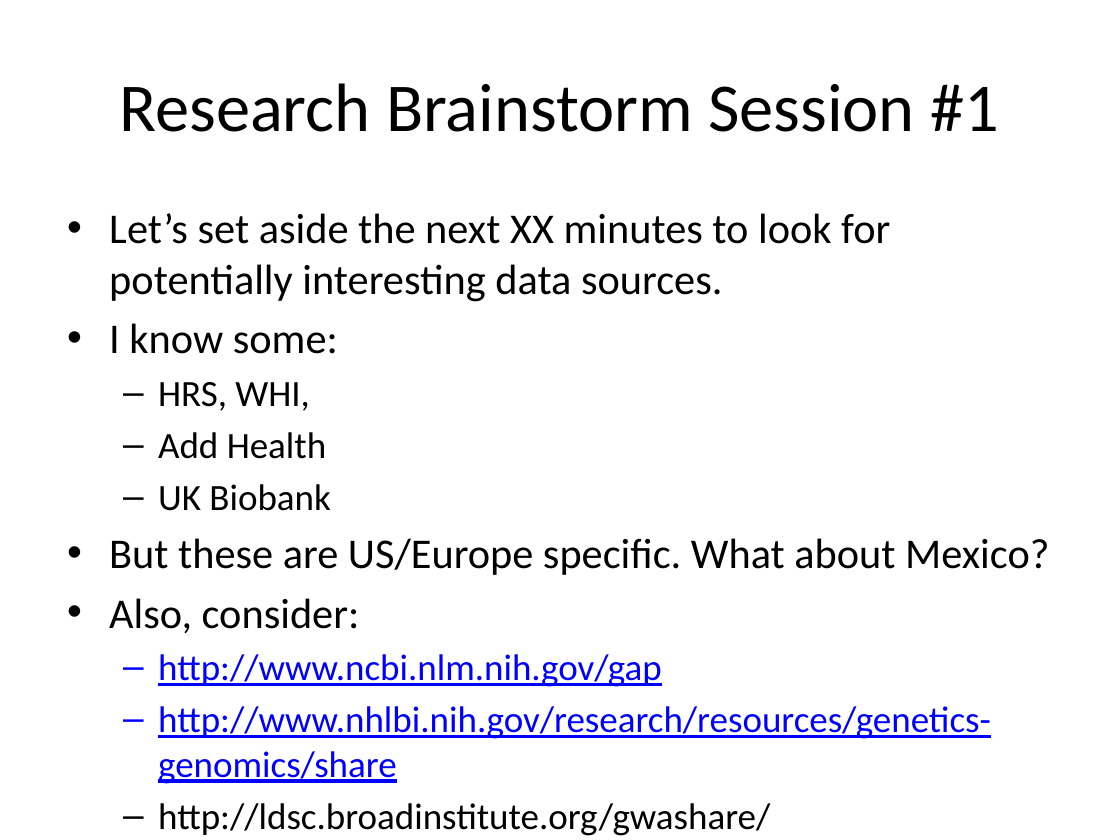
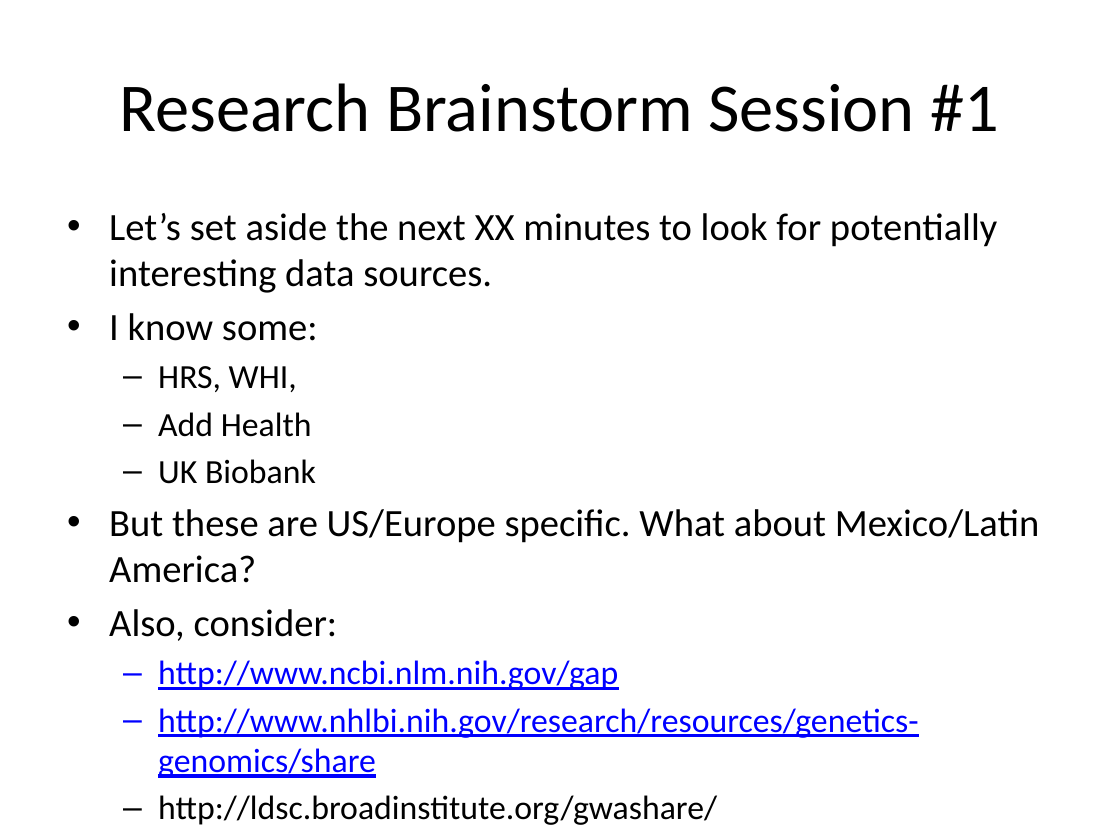
Before and after one commit to ben-domingue/mex-gw-workshop, a slide deck: slide 50 of talks/Domingue-mx1.pptx (slide 49 before the commit). Drawn at 1120x840 pixels with LibreOffice and Linux fonts; fonts in the diff are those of the drawing. Boxes give left, top, right and bottom in pixels: in the first picture for what was removed or moved away, otherwise in the second. Text is boxed around its words. In the diff, an @@ line names an element or a change of style, - is before the commit and + after.

```diff
--- a/talks/Domingue-mx1.pptx
+++ b/talks/Domingue-mx1.pptx
@@ text at (109, 213, 997, 825): size 27.2 to 24.8 pt in "Let’s set aside the next XX minutes ...", "I know some:", "Also, consider:"; size 23.8 to 21.7 pt in "HRS, WHI,", "Add Health", "UK Biobank", "http://www.ncbi.nlm.nih.gov/gap" and 2 more places @@
@@ text at (109, 509, 1040, 583): text changed; size 27.2 to 24.8 pt @@
-• But these are US/Europe specific. What about Mexico?
+• But these are US/Europe specific. What about Mexico/Latin America?
```
Also in this commit, not shown: 2 other slides changed, 1 slide added, 2 other files.
